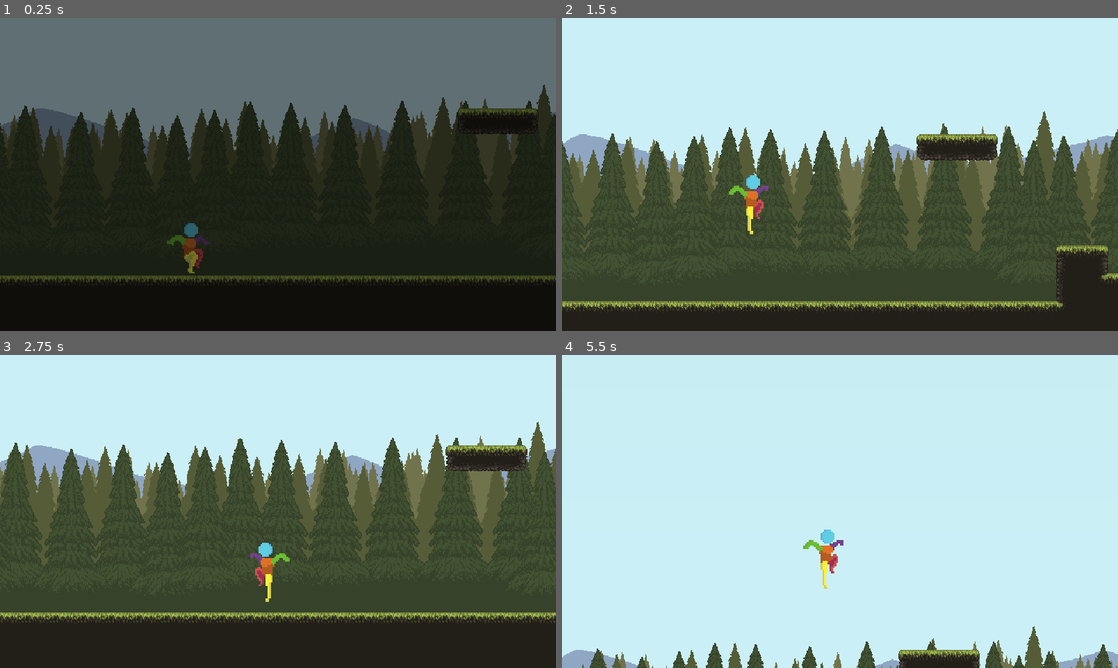
Above: before the commit, frames 1-4 (two rows, left to right).
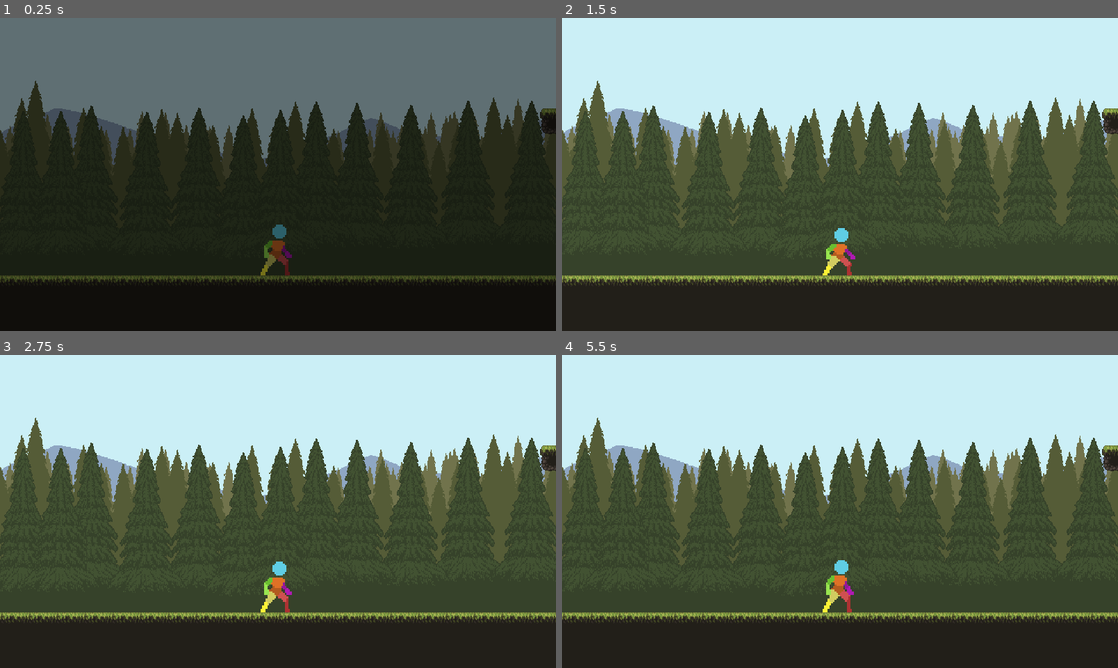
Above: after the commit, the same moments.

Repository: pdroacordi/memorina
Game: Godot game, scene res://scenes/world/game.tscn
The game is run twice, just before and just after one commit, with the same random seed, the same clock (stepped at 60 frames per second) and the same inputs.
Inputs:
- Up to frame 1 (0.25 s): no input
- Up to frame 2 (1.5 s): hold Shift (roll) 0.53-1.28 s; hold Right (move_right) from 0.53 s (still down); tap Z (jump) at 0.77, 0.8, 1.07, 1.35 s
- Up to frame 3 (2.75 s): tap Z (jump) at 1.52, 1.82 s; tap Shift (roll) at 1.55 s; release Right (move_right) at 2.03 s; hold Left (move_left) from 2.03 s (still down); hold Z (jump) from 2.03 s (still down); tap Down (look_down) at 2.1 s
- Up to frame 4 (5.5 s): release Left (move_left) at 2.78 s; release Z (jump) at 2.78 s; hold Right (move_right) 2.78-4.28 s; tap Up (look_up) at 2.85 s; tap Z (jump) at 3.02, 3.32, 3.77, 3.8, 4.07, 4.52, 4.82 s; tap Shift (roll) at 3.05, 4.35 s; hold Shift (roll) 3.53-4.28 s; hold Left (move_left) 4.28-5.03 s; hold Right (move_right) from 5.03 s (still down); hold Z (jump) from 5.03 s (still down)

The runs differ from the first frame. In frame 1, 6.8% of the frame differs, in the area x 0-100%, y 20-83%; in frame 2, 28%; in frame 3, 15%; in frame 4, 67%, in the area x 0-100%, y 20-100%.
Error after the commit: Parse Error: The member "_sprite" already exists in parent class Character. (res://scenes/characters/ivo/player.gd:11)

Commit message:
refactor(characters): move sprite-flip to Character, keep input signals on PlayerInput
Adding an AI-driven Enemy exposed two things that had drifted onto the
wrong base: sprite-flip lived only on Player even though any Character
needs it, while jump/roll signals lived on the generic
CharacterController even though only player input ever fires them.
Generalize the former onto Character.face_towards(); keep the latter on
PlayerInput where they actually belong.

Diff:
--- a/scenes/characters/character.gd
+++ b/scenes/characters/character.gd
@@ -18,10 +18,10 @@
 var facing: int = 1
 var _knockback_timer: float = 0.0
 
-@onready var health: Health = $Health
-@onready var hurtbox: Hurtbox = $Hurtbox
-@onready var _base_gravity: float = PhysicsServer2D.area_get_param(get_world_2d().space, PhysicsServer2D.AREA_PARAM_GRAVITY)
-
+@onready var health           : Health = $Health
+@onready var hurtbox          : Hurtbox = $Hurtbox
+@onready var _base_gravity    : float = PhysicsServer2D.area_get_param(get_world_2d().space, PhysicsServer2D.AREA_PARAM_GRAVITY)
+@onready var _sprite          : Sprite2D    = $Sprite2D
 
 func _ready() -> void:
 	hurtbox.hit_received.connect(_on_hit_received)
@@ -49,6 +49,7 @@
 		return
 
 	facing = new_facing
+	_sprite.flip_h = facing < 0
 	facing_changed.emit(facing)
 
 func base_gravity() -> float:
--- a/scenes/characters/character_controller.gd
+++ b/scenes/characters/character_controller.gd
@@ -10,9 +10,6 @@
 ## carrying a level value fires every frame and forces consumers to keep a
 ## shadow copy, while a polled property sampled on read never goes stale.
 
-signal jump_pressed
-signal jump_canceled
-signal roll_pressed
 
 # Declared with the overridable getter form (`get = _get_direction`) rather
 # than an inline `get:` block. An inline getter cannot be overridden by a
--- a/scenes/characters/ivo/player_input.gd
+++ b/scenes/characters/ivo/player_input.gd
@@ -3,6 +3,10 @@
 ## Translates raw hardware input into player intent.
 ## Continuous state is exposed as read-only properties; discrete actions are
 ## signals inherited from CharacterController (see that class for the rule).
+
+signal jump_pressed
+signal jump_canceled
+signal roll_pressed
 
 # Camera-peek intent, deliberately player-only: enemies have no camera, so
 # this stays an inline getter on PlayerInput rather than moving to the base.
